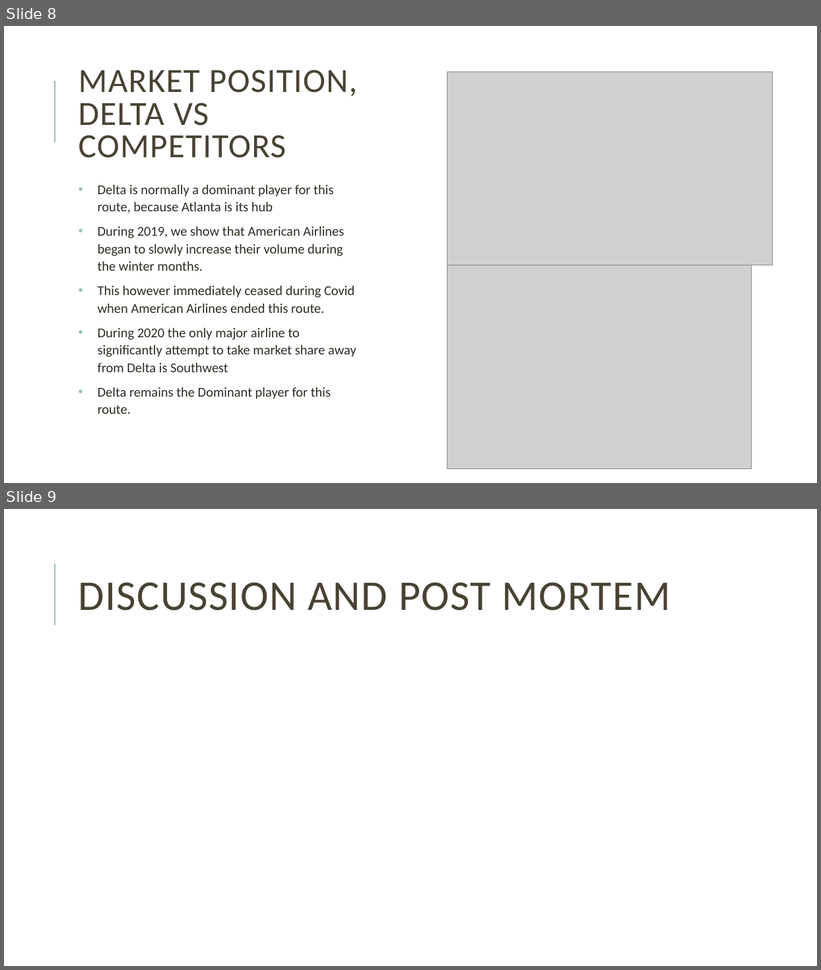
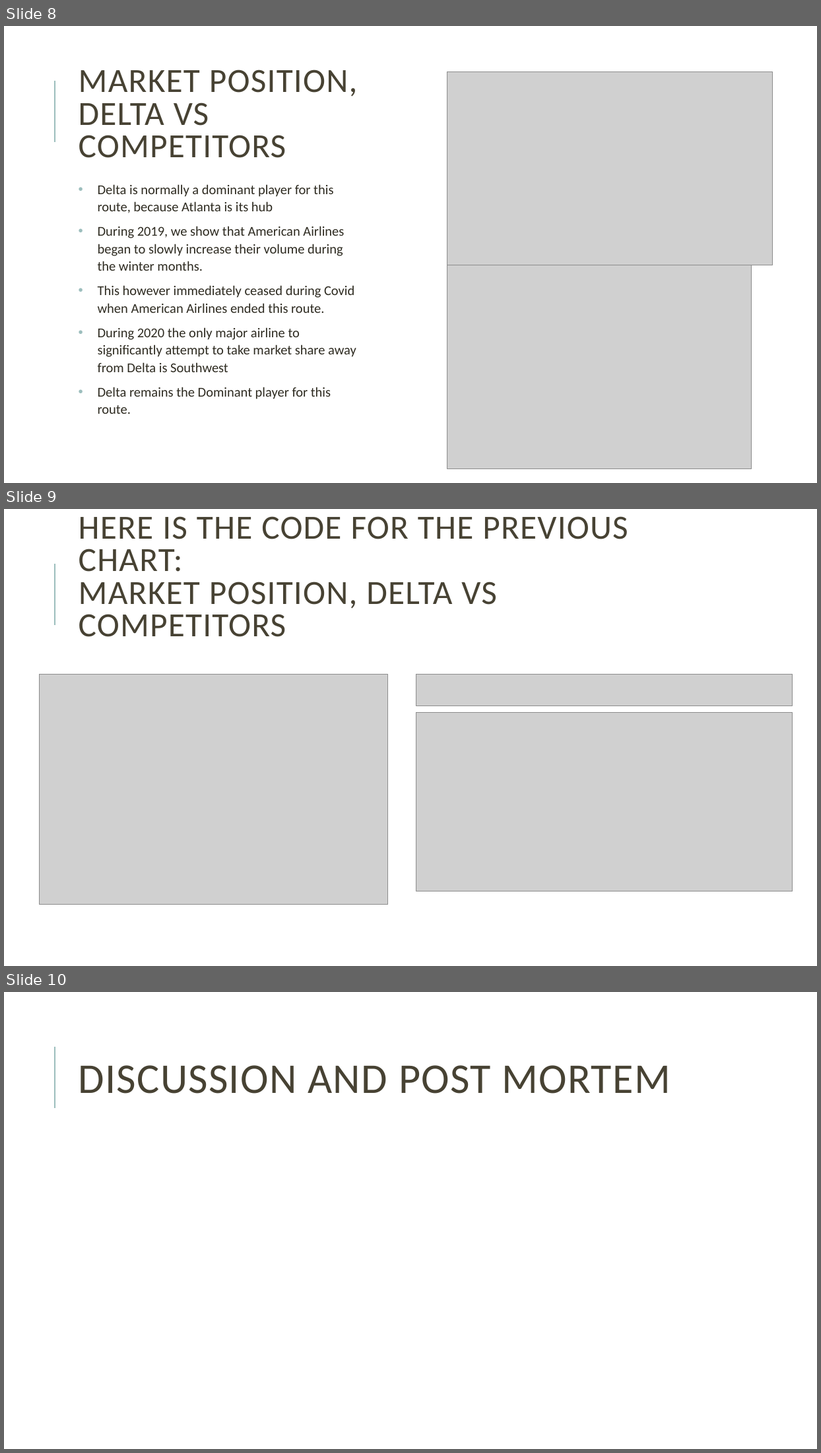
Before and after one commit to davew306/Project_Airline, a slide deck: Project Delta Airlines Presentation.pptx. Shown one above the other, each under a label of ours: slides 8 and 9 before the commit, slides 8, 9 and 10 after it. The pictures are 821x970 and 821x1453 pixels, drawn with LibreOffice and Linux fonts; fonts in the diff are those of the drawing; grey boxes stand for pictures. Boxes give left, top, right and bottom in pixels: in the first picture for what was removed or moved away, otherwise in the second. Text is boxed around its words. In the diff, an @@ line names an element or a change of style, - is before the commit and + after.

```diff
--- a/Project Delta Airlines Presentation.pptx
+++ b/Project Delta Airlines Presentation.pptx
@@ slide 9 added at (x1=4, y1=509, x2=817, y2=966), background #FFFFFF; not listed: 1 template element that a slide beside it also shows @@
@@ title added at (x1=79, y1=516, x2=628, y2=637), 40 pt, text #474233 @@
+HERE IS THE CODE FOR THE PREVIOUS CHART:
+MARKET POSITION, DELTA VS COMPETITORS
@@ picture added at (x1=39, y1=674, x2=387, y2=905) @@
@@ picture added at (x1=416, y1=674, x2=793, y2=706) @@
@@ picture added at (x1=416, y1=713, x2=793, y2=891) @@
@@ what was slide 9 is now slide 10 @@
```
Also in this commit, not shown: 1 other slide added.
